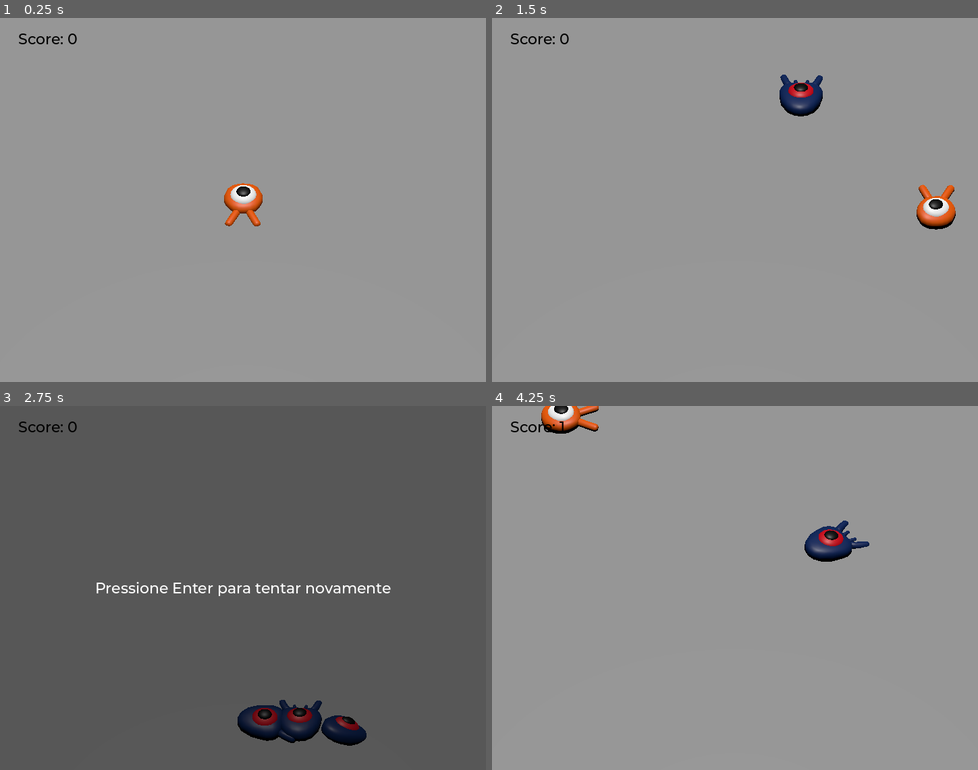
Above: before the commit, frames 1-4 (two rows, left to right).
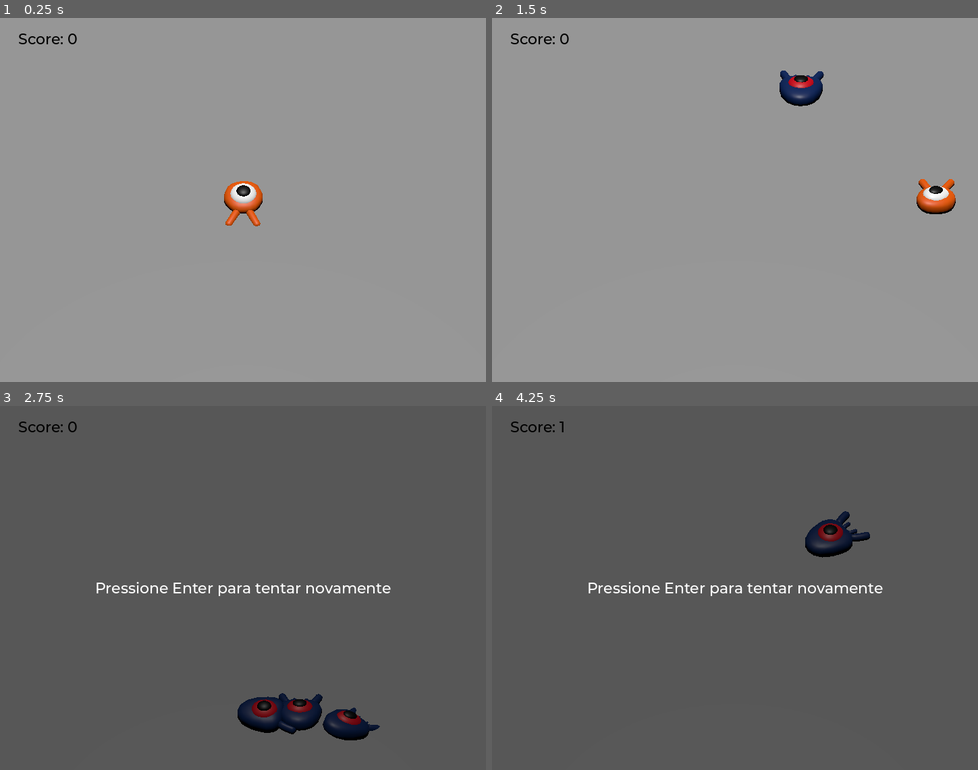
Above: after the commit, the same moments.

Repository: LucasMarquesMd/Godot-projects
Game: Godot game, scene res://scenes/main.tscn
Two runs of this game, one before a commit and one after it. Both use one fixed random seed, a clock stepped at 60 frames per second and the inputs below.
Inputs:
- Up to frame 1 (0.25 s): no input
- Up to frame 2 (1.5 s): tap Enter (ui_accept) at 0.5 s; hold Right (move_right) 0.53-1.28 s; tap Space (jump) at 0.6, 0.77, 1.07, 1.35 s; hold Down (move_back) from 1.28 s (still down)
- Up to frame 3 (2.75 s): tap Space (jump) at 1.52, 1.82, 2.1 s; release Down (move_back) at 2.03 s; hold Right (move_right) from 2.03 s (still down)
- Up to frame 4 (4.25 s): tap Enter (ui_accept) at 2.75 s; release Right (move_right) at 2.78 s; hold Up (move_forward) 2.78-3.53 s; tap Space (jump) at 2.85, 3.02, 3.32, 3.6, 3.77, 4.07 s; hold Left (move_left) from 3.53 s (still down)

The runs differ from the first frame. In frame 1, 0.1% of the frame differs, in the area x 46-55%, y 44-58%; in frame 2, 1.6%; in frame 3, 2.0%; in frame 4, 100%, in the area x 0-100%, y 0-100%.

Commit message:
Animação de personagens

Diff:
--- a/3d_squash_the_creeps_starter/scenes/mob.tscn
+++ b/3d_squash_the_creeps_starter/scenes/mob.tscn
@@ -1,10 +1,44 @@
-[gd_scene load_steps=4 format=3 uid="uid://dnntotvb6bjl2"]
+[gd_scene load_steps=6 format=3 uid="uid://dnntotvb6bjl2"]
 
 [ext_resource type="Script" uid="uid://bsneyuo335lrw" path="res://scripts/mob.gd" id="1_bsing"]
 [ext_resource type="PackedScene" uid="uid://bicorb7we351t" path="res://art/mob.glb" id="2_d4cuo"]
 
 [sub_resource type="BoxShape3D" id="BoxShape3D_71rcx"]
 size = Vector3(1.59637, 1.11948, 2.08733)
+
+[sub_resource type="Animation" id="Animation_bsing"]
+resource_name = "float"
+length = 1.2
+loop_mode = 1
+tracks/0/type = "value"
+tracks/0/imported = false
+tracks/0/enabled = true
+tracks/0/path = NodePath("Pivot/Character:position")
+tracks/0/interp = 1
+tracks/0/loop_wrap = true
+tracks/0/keys = {
+"times": PackedFloat32Array(0.3, 0.7, 1.2),
+"transitions": PackedFloat32Array(0.42, 0.44, 1.99949),
+"update": 0,
+"values": [Vector3(0, 0, 0), Vector3(0, 0.65, 0), Vector3(0, 0.35, 0)]
+}
+tracks/1/type = "value"
+tracks/1/imported = false
+tracks/1/enabled = true
+tracks/1/path = NodePath("Pivot/Character:rotation")
+tracks/1/interp = 1
+tracks/1/loop_wrap = true
+tracks/1/keys = {
+"times": PackedFloat32Array(0.1, 0.5, 1.2),
+"transitions": PackedFloat32Array(0.42, 0.44, 1.99949),
+"update": 0,
+"values": [Vector3(0, 0, 0), Vector3(0.139626, 0, 0), Vector3(-0.15708, 0, 0)]
+}
+
+[sub_resource type="AnimationLibrary" id="AnimationLibrary_d4cuo"]
+_data = {
+&"float": SubResource("Animation_bsing")
+}
 
 [node name="Mob" type="CharacterBody3D" groups=["mob"]]
 collision_layer = 2
@@ -14,6 +48,7 @@
 [node name="Pivot" type="Node3D" parent="."]
 
 [node name="Character" parent="Pivot" instance=ExtResource("2_d4cuo")]
+transform = Transform3D(1, 0, 0, 0, 0.987688, 0.156434, 0, -0.156434, 0.987688, 0, 0.35, 0)
 
 [node name="CollisionShape3D" type="CollisionShape3D" parent="."]
 transform = Transform3D(1, 0, 0, 0, 1, 0, 0, 0, 1, 0.0250149, 0.307724, -0.00237274)
@@ -23,4 +58,10 @@
 transform = Transform3D(1, 0, 0, 0, 1, 0, 0, 0, 1, 0, 0, 0.245588)
 aabb = AABB(-1.13376, -1, -1.76722, 2.26752, 2, 3.42994)
 
+[node name="AnimationPlayer" type="AnimationPlayer" parent="."]
+libraries = {
+&"": SubResource("AnimationLibrary_d4cuo")
+}
+autoplay = "float"
+
 [connection signal="screen_exited" from="VisibleOnScreenNotifier3D" to="." method="_on_visible_on_screen_notifier_3d_screen_exited"]
--- a/3d_squash_the_creeps_starter/scenes/player.tscn
+++ b/3d_squash_the_creeps_starter/scenes/player.tscn
@@ -9,6 +9,68 @@
 [sub_resource type="CylinderShape3D" id="CylinderShape3D_g2els"]
 height = 0.142334
 radius = 1.06299
+
+[sub_resource type="Animation" id="Animation_g2els"]
+resource_name = "float"
+length = 1.2
+loop_mode = 1
+tracks/0/type = "value"
+tracks/0/imported = false
+tracks/0/enabled = true
+tracks/0/path = NodePath("Pivot/Character:position")
+tracks/0/interp = 1
+tracks/0/loop_wrap = true
+tracks/0/keys = {
+"times": PackedFloat32Array(0.3, 0.7, 1.2),
+"transitions": PackedFloat32Array(0.42, 0.44, 1.99949),
+"update": 0,
+"values": [Vector3(0, 0, 0), Vector3(0, 0.65, 0), Vector3(0, 0.35, 0)]
+}
+tracks/1/type = "value"
+tracks/1/imported = false
+tracks/1/enabled = true
+tracks/1/path = NodePath("Pivot/Character:rotation")
+tracks/1/interp = 1
+tracks/1/loop_wrap = true
+tracks/1/keys = {
+"times": PackedFloat32Array(0.1, 0.5, 1.2),
+"transitions": PackedFloat32Array(0.42, 0.44, 1.99949),
+"update": 0,
+"values": [Vector3(0, 0, 0), Vector3(0.139626, 0, 0), Vector3(-0.15708, 0, 0)]
+}
+
+[sub_resource type="Animation" id="Animation_qhqgy"]
+length = 0.001
+tracks/0/type = "value"
+tracks/0/imported = false
+tracks/0/enabled = true
+tracks/0/path = NodePath("Pivot/Character:position")
+tracks/0/interp = 1
+tracks/0/loop_wrap = true
+tracks/0/keys = {
+"times": PackedFloat32Array(0),
+"transitions": PackedFloat32Array(1),
+"update": 0,
+"values": [Vector3(0, 0, 0)]
+}
+tracks/1/type = "value"
+tracks/1/imported = false
+tracks/1/enabled = true
+tracks/1/path = NodePath("Pivot/Character:rotation")
+tracks/1/interp = 1
+tracks/1/loop_wrap = true
+tracks/1/keys = {
+"times": PackedFloat32Array(0),
+"transitions": PackedFloat32Array(1),
+"update": 0,
+"values": [Vector3(0, 0, 0)]
+}
+
+[sub_resource type="AnimationLibrary" id="AnimationLibrary_qhqgy"]
+_data = {
+&"RESET": SubResource("Animation_qhqgy"),
+&"float": SubResource("Animation_g2els")
+}
 
 [node name="Player" type="CharacterBody3D"]
 collision_mask = 6
@@ -31,4 +93,10 @@
 transform = Transform3D(1, 0, 0, 0, 1, 0, 0, 0, 1, 0, 0.647603, 0)
 shape = SubResource("CylinderShape3D_g2els")
 
+[node name="AnimationPlayer" type="AnimationPlayer" parent="."]
+libraries = {
+&"": SubResource("AnimationLibrary_qhqgy")
+}
+autoplay = "float"
+
 [connection signal="body_entered" from="MobDetector" to="." method="_on_mob_detector_body_entered"]
--- a/3d_squash_the_creeps_starter/scripts/mob.gd
+++ b/3d_squash_the_creeps_starter/scripts/mob.gd
@@ -27,6 +27,7 @@
 	# in order to move in the direction the mob is looking
 	velocity = velocity.rotated(Vector3.UP, rotation.y)
 
+	$AnimationPlayer.speed_scale = random_speed / min_speed
 
 func _on_visible_on_screen_notifier_3d_screen_exited() -> void:
 	queue_free()
--- a/3d_squash_the_creeps_starter/scripts/player.gd
+++ b/3d_squash_the_creeps_starter/scripts/player.gd
@@ -38,9 +38,14 @@
 		# Setting the basis property will affect the rotation of the node
 		$Pivot.basis = Basis.looking_at(direction)
 
+		$AnimationPlayer.speed_scale = 4
+	else:
+		$AnimationPlayer.speed_scale = 1
+
 	# Ground Velocity
 	target_velocity.x = direction.x * speed
 	target_velocity.z = direction.z * speed
+
 
 	# Vertical velocity
 	if not is_on_floor(): # If in the air, fall towards the floor. Literally gravity
@@ -77,7 +82,10 @@
 				# Prevent further duplicate calls.
 				break
 
+	velocity = target_velocity
 	move_and_slide()
+
+	$Pivot.rotation.x = PI / 6 * velocity.y / jump_impulse
 
 func die():
 	hit.emit()
Not shown: 1 places in 3d_squash_the_creeps_starter/scenes/player.tscn that only renumber resources
